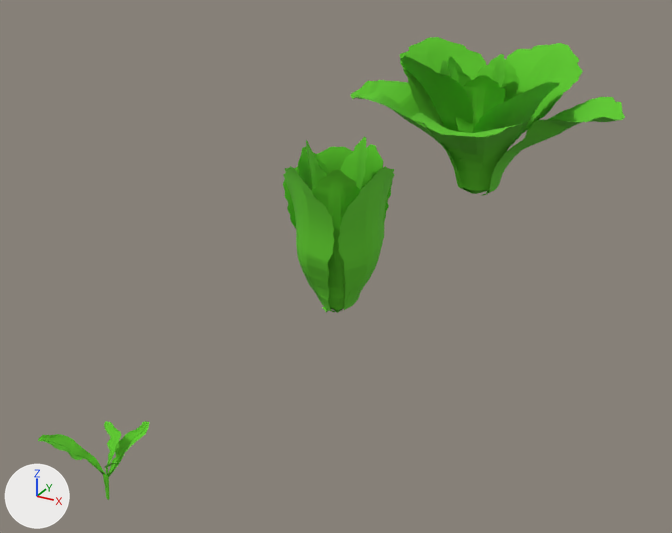
The FBX model NASA-Unity-Game/Assets/3D_models/lettuce1.fbx as it was, and as the next commit left it.
Camera for both pictures: a camera (50 mm lens) standing at (1.84, -1.82, 1.91) and looking at (-0.15, 1.8, 0.1). Arrows for +X, +Y and +Z are at lower left; the lights stay in place.

Before the edit, the objects in view are built like this:
```python
me_plane_001 = bpy.data.meshes.new('Plane.001')
me_plane_001.from_pydata(...)  # 639 vertices, 556 faces; spans x -0.147..0.082, y -0.131..0.174, z -0.001..0.262
me_plane_001.materials.append(mat_leaf)  # green #5cc923
me_plane_004 = bpy.data.meshes.new('Plane.004')
me_plane_004.from_pydata(...)  # 1824 vertices, 1480 faces; spans x -0.308..0.189, y -0.284..0.275, z 0.0..0.812
me_plane_004.materials.append(mat_leaf)  # green #5cc923
me_plane_012 = bpy.data.meshes.new('Plane.012')
me_plane_012.from_pydata(...)  # 2964 vertices, 2405 faces; spans x -0.83..0.79, y -0.77..0.78, z 0.0..0.87
me_plane_012.materials.append(mat_leaf)  # green #5cc923
ob_lettuce_stage_1 = bpy.data.objects.new('lettuce stage 1', me_plane_001)
ob_lettuce_stage_1.location = (0.0, 0.0, 0.0)
ob_lettuce_stage_2 = bpy.data.objects.new('lettuce stage 2', me_plane_004)
ob_lettuce_stage_2.location = (0.0, 1.592, 0.0)
ob_lettuce_stage_3 = bpy.data.objects.new('lettuce stage 3', me_plane_012)
ob_lettuce_stage_3.location = (0.0, 3.424, 0.0)
```
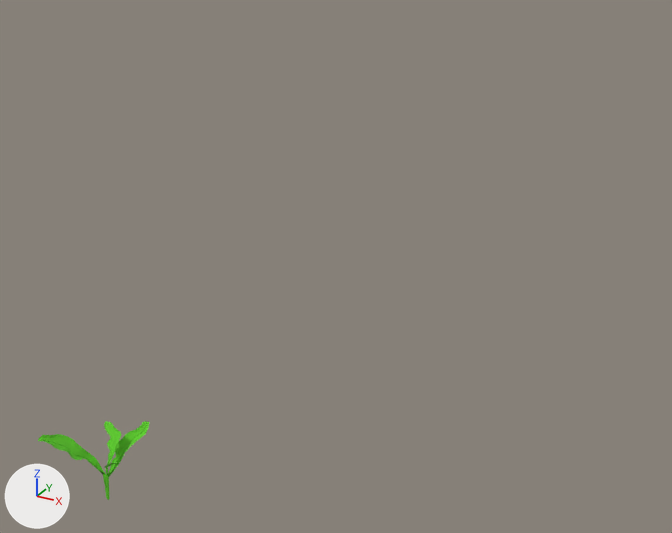
Commit message: O BARLEYS KAI LETTUCE REPLACE

The change, as JSON lines over the scene's bpy script:
```json
{"op": "remove", "block": "ob_lettuce_stage_3", "code": ["ob_lettuce_stage_3 = bpy.data.objects.new('lettuce stage 3', me_plane_012)", "ob_lettuce_stage_3.location = (0.0, 3.424, 0.0)"]}
{"op": "remove", "block": "ob_lettuce_stage_2", "code": ["ob_lettuce_stage_2 = bpy.data.objects.new('lettuce stage 2', me_plane_004)", "ob_lettuce_stage_2.location = (0.0, 1.592, 0.0)"]}
```

Changed parts and their boxes (x1, y1, x2, y2) in the pictures (672 x 533 px):
```json
{"object": "lettuce stage 3", "change": "deleted", "before": [350, 37, 625, 195], "on screen": "green"}
{"object": "lettuce stage 2", "change": "deleted", "before": [283, 137, 395, 313], "on screen": "green"}
```
